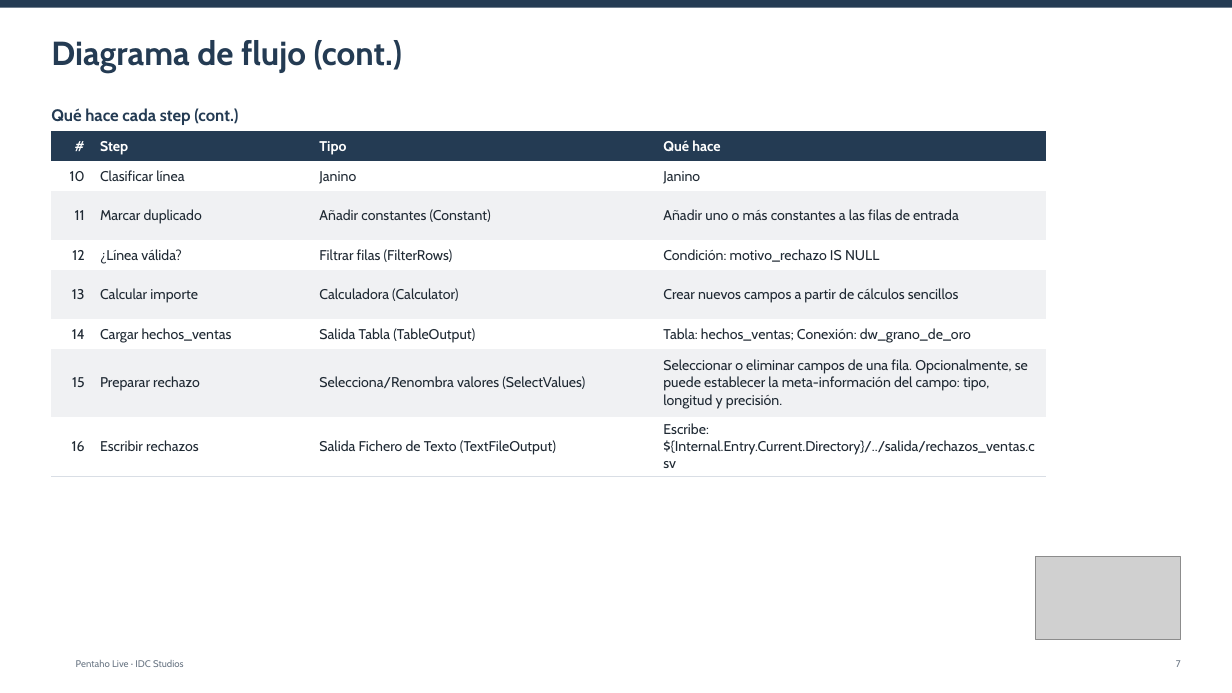
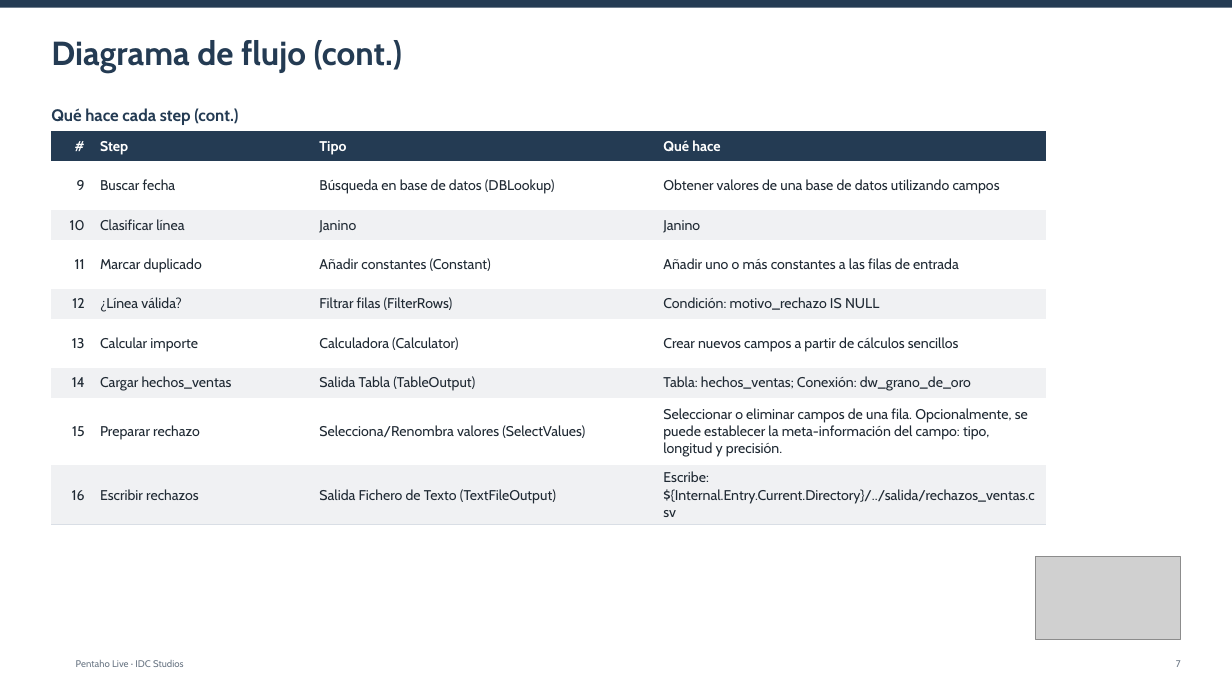
Before and after one commit to IvI2511/pentaho-mcp, a slide deck: slide 7 of ejemplo/informes/04_hechos_ventas.pptx. Drawn at 1232x693 pixels with LibreOffice and Linux fonts; fonts in the diff are those of the drawing; grey boxes stand for pictures; background and template pictures are left out. Boxes give left, top, right and bottom in pixels: in the first picture for what was removed or moved away, otherwise in the second. Text is boxed around its words. In the diff, an @@ line names an element or a change of style, - is before the commit and + after.

```diff
--- a/ejemplo/informes/04_hechos_ventas.pptx
+++ b/ejemplo/informes/04_hechos_ventas.pptx
@@ table at (52, 131, 1046, 515) @@
+row 2: 9 | Buscar fecha | Búsqueda en base de datos (DBLookup) | Obtener valores de una base de datos utilizando campos
```
Also in this commit, not shown: 17 other slides changed, 2 slides added, 16 slides removed, 30 other files.
